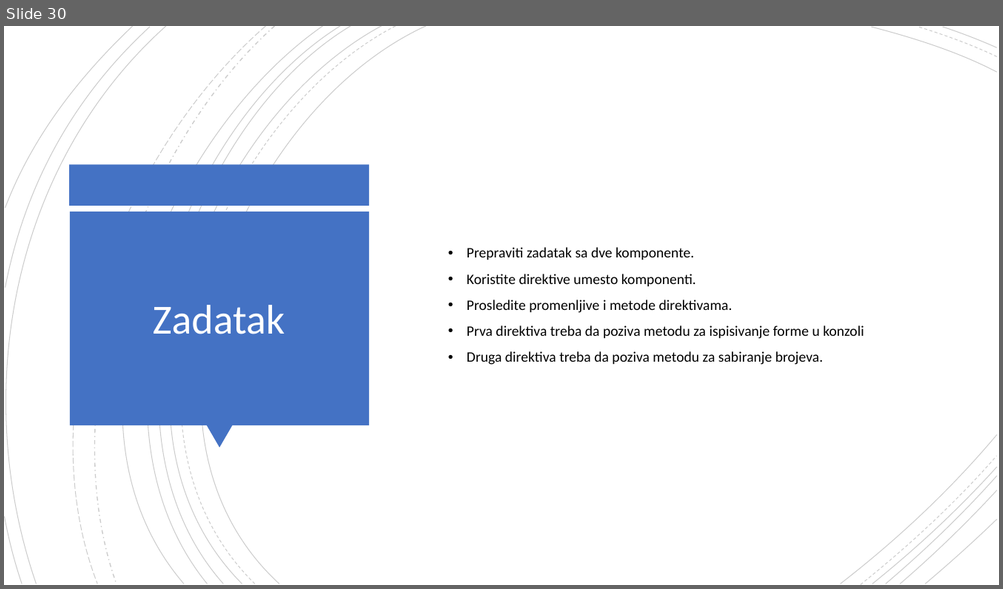
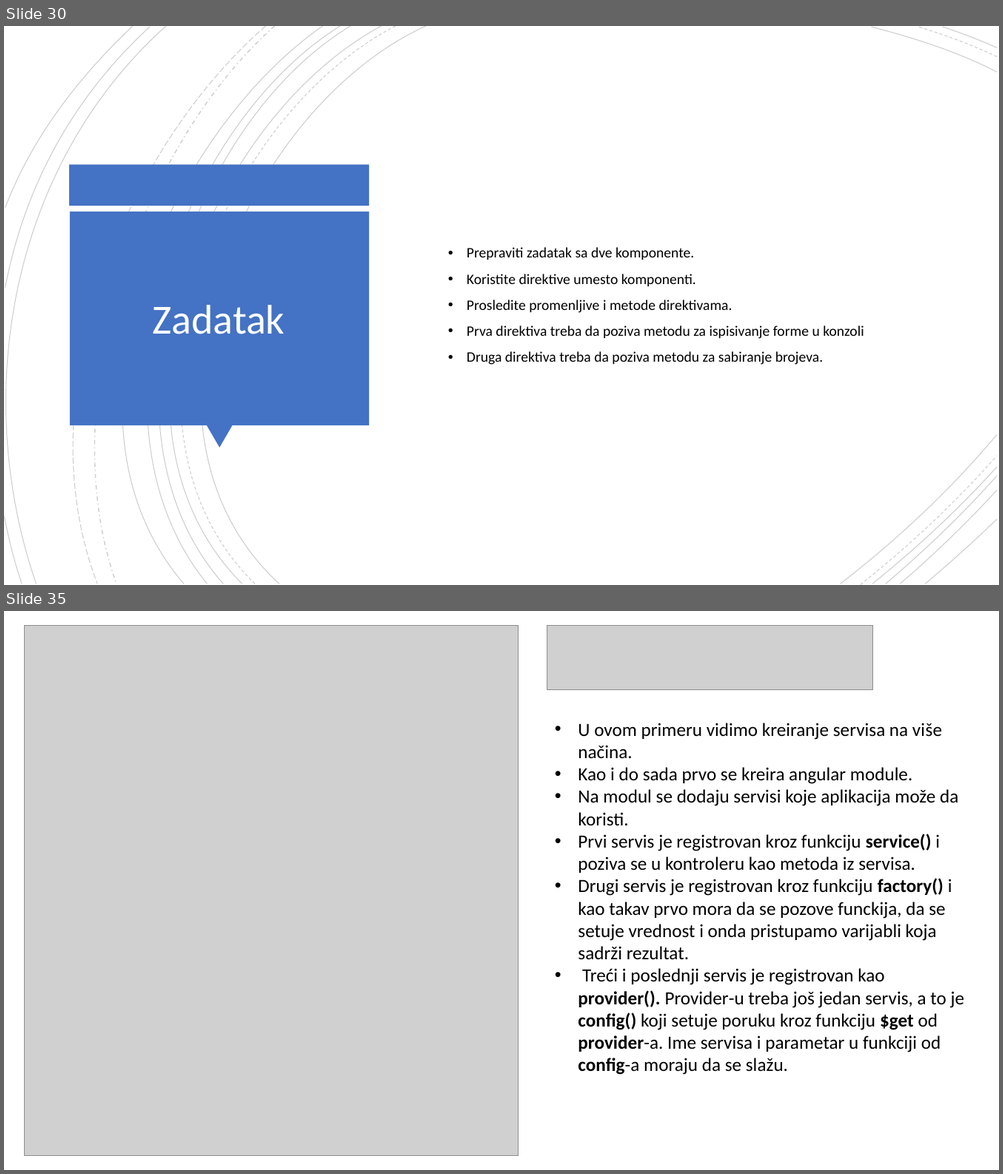
Before and after one commit to daniloMogin/kurs, a slide deck: AngularJS.pptx. Shown one above the other, each under a label of ours: slide 30 before the commit, slides 30 and 35 after it; the slides between them are not shown. The pictures are 1003x589 and 1003x1174 pixels, drawn with LibreOffice and Linux fonts; fonts in the diff are those of the drawing; grey boxes stand for pictures. Boxes give left, top, right and bottom in pixels: in the first picture for what was removed or moved away, otherwise in the second. Text is boxed around its words. In the diff, an @@ line names an element or a change of style, - is before the commit and + after.

```diff
--- a/AngularJS.pptx
+++ b/AngularJS.pptx
@@ slide 35 added at box(4, 611, 999, 1170), background #FFFFFF @@
@@ picture added at box(24, 625, 518, 1156) @@
@@ picture added at box(547, 625, 873, 689) @@
@@ text added at box(578, 723, 965, 1075), 18 pt, text #000000 @@
+• U ovom primeru vidimo kreiranje servisa na više načina.
+• Kao i do sada prvo se kreira angular module.
+• Na modul se dodaju servisi koje aplikacija može da koristi.
+• Prvi servis je registrovan kroz funkciju service() i poziva se u kontroleru kao metoda iz servisa.
+• Drugi servis je registrovan kroz funkciju factory() i kao takav prvo mora da se pozove funckija, da se setuje vrednost i onda pristupamo varijabli koja sadrži rezultat.
+• Treći i poslednji servis je registrovan kao provider(). Provider-u treba još jedan servis, a to je config() koji setuje poruku kroz funkciju $get od provider-a. Ime servisa i parametar u funkciji od config-a moraju da se slažu.
```
Also in this commit, not shown: 6 other slides added, 45 other files.
